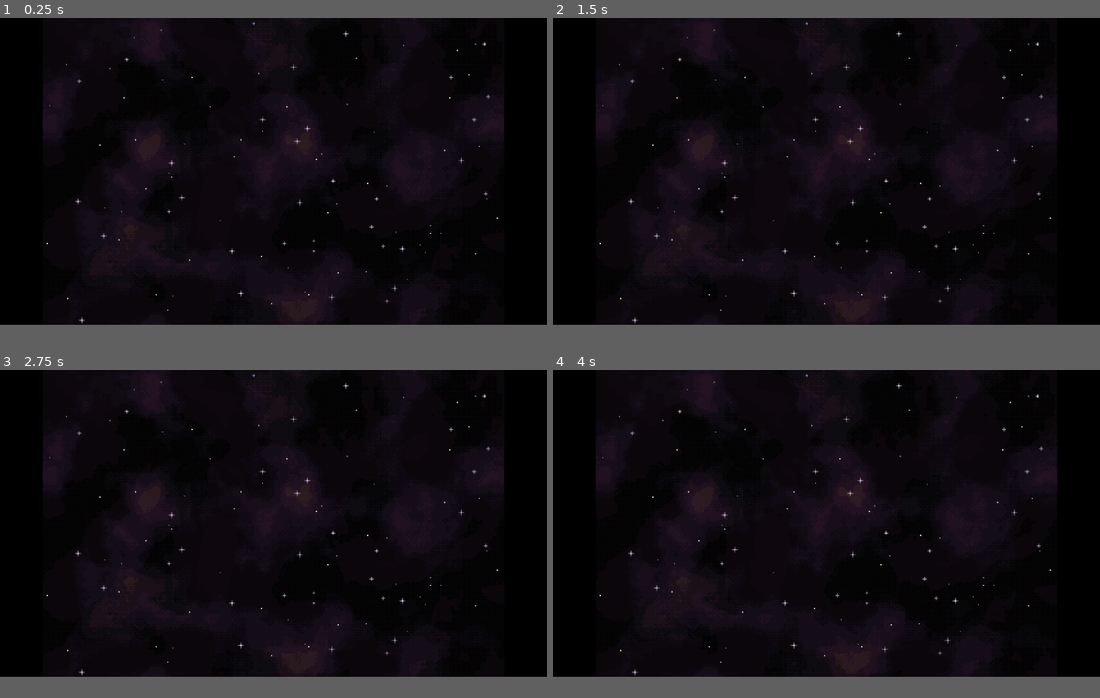
Above: before the commit, frames 1-4 (two rows, left to right).
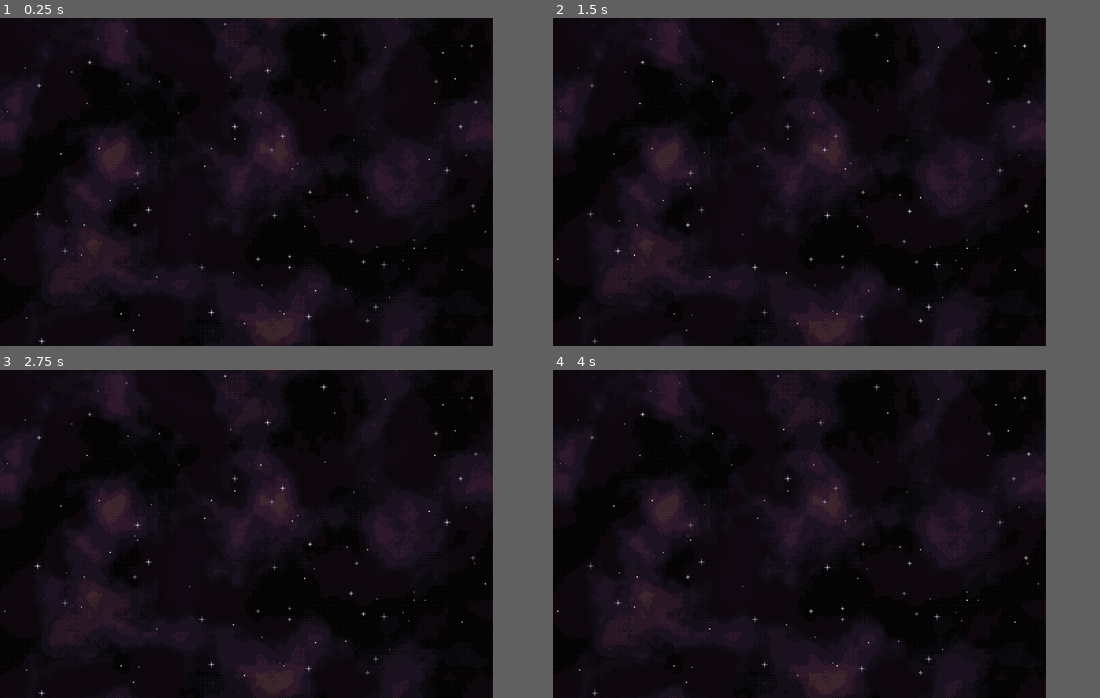
Above: after the commit, the same moments.

Repository: NotJamGames/SpaceGenerator
Game: Godot game, scene res://SpaceGenerator/space_generator.tscn
The game is run twice, just before and just after one commit, with the same random seed, the same clock (stepped at 60 frames per second) and the same inputs.
Inputs:
- Up to frame 1 (0.25 s): no input
- Up to frame 2 (1.5 s): no input
- Up to frame 3 (2.75 s): no input
- Up to frame 4 (4 s): no input
In our replay, the window is 799x449 before the commit and 720x480 after it. These sizes can differ from the game's own. Grey fills any space a smaller window leaves; there, only what the larger window draws over its background counts as a difference.

The runs differ from the first frame. In frame 1, 7.7% of the frame differs, in the area x 0-93%, y 0-100%; in frame 2, 7.7%; in frame 3, 7.7%; in frame 4, 7.7%.

Commit message:
Star flickering, pixel perfect

Diff:
--- a/SpaceGenerator/space_generator.tscn
+++ b/SpaceGenerator/space_generator.tscn
@@ -1,6 +1,7 @@
-[gd_scene load_steps=15 format=3 uid="uid://cty7f06ayes3d"]
+[gd_scene load_steps=20 format=3 uid="uid://cty7f06ayes3d"]
 
 [ext_resource type="Script" path="res://SpaceGenerator/space_generator.gd" id="1_8dqb6"]
+[ext_resource type="Shader" path="res://SpaceGenerator/star_flicker.gdshader" id="2_7g1vs"]
 [ext_resource type="PackedScene" uid="uid://bmakpuxdb661j" path="res://StarGenerator/star_generator.tscn" id="2_d6qfi"]
 [ext_resource type="Texture2D" uid="uid://bftuej38oq5pq" path="res://Palettes/default_fg_palette.png" id="5_1kgpl"]
 [ext_resource type="Shader" path="res://Nebula/nebula_dither_shader.gdshader" id="6_tdxb1"]
@@ -9,11 +10,28 @@
 [sub_resource type="ViewportTexture" id="ViewportTexture_pecdu"]
 viewport_path = NodePath("SubViewport")
 
+[sub_resource type="FastNoiseLite" id="FastNoiseLite_ox25b"]
+
+[sub_resource type="NoiseTexture2D" id="NoiseTexture2D_rrh8a"]
+width = 360
+height = 240
+noise = SubResource("FastNoiseLite_ox25b")
+
+[sub_resource type="ShaderMaterial" id="ShaderMaterial_huo5d"]
+shader = ExtResource("2_7g1vs")
+shader_parameter/native_size = Vector2(360, 240)
+shader_parameter/rate = 1.12
+shader_parameter/intensity = 0.24
+shader_parameter/noise_texture = SubResource("NoiseTexture2D_rrh8a")
+
+[sub_resource type="ViewportTexture" id="ViewportTexture_tvblh"]
+viewport_path = NodePath("SubViewport2")
+
 [sub_resource type="ShaderMaterial" id="ShaderMaterial_v4ms1"]
 shader = ExtResource("6_tdxb1")
 shader_parameter/contrast = 1.755
 shader_parameter/brightness = 30.62
-shader_parameter/alpha = 0.56
+shader_parameter/alpha = 0.64
 shader_parameter/palette = ExtResource("7_eqrwb")
 
 [sub_resource type="Gradient" id="Gradient_2rgkj"]
@@ -32,7 +50,7 @@
 shader = ExtResource("6_tdxb1")
 shader_parameter/contrast = 19.835
 shader_parameter/brightness = 7.445
-shader_parameter/alpha = 0.16
+shader_parameter/alpha = 0.24
 shader_parameter/palette = ExtResource("5_1kgpl")
 
 [sub_resource type="Gradient" id="Gradient_5vrtd"]
@@ -50,7 +68,7 @@
 [node name="SpaceGenerator" type="Node" node_paths=PackedStringArray("subviewport", "star_generator", "nebulae")]
 script = ExtResource("1_8dqb6")
 subviewport = NodePath("SubViewport")
-star_generator = NodePath("SubViewport/StarGenerator")
+star_generator = NodePath("SubViewport2/StarGenerator")
 nebulae = [NodePath("SubViewport/NebulasBelow"), NodePath("SubViewport/NebulaAbove")]
 
 [node name="PreviewDisplay" type="TextureRect" parent="."]
@@ -61,20 +79,35 @@
 grow_horizontal = 2
 grow_vertical = 2
 texture = SubResource("ViewportTexture_pecdu")
-stretch_mode = 5
+stretch_mode = 1
+
+[node name="TextureRect2" type="TextureRect" parent="."]
+texture_filter = 1
+material = SubResource("ShaderMaterial_huo5d")
+anchors_preset = 15
+anchor_right = 1.0
+anchor_bottom = 1.0
+grow_horizontal = 2
+grow_vertical = 2
+texture = SubResource("ViewportTexture_tvblh")
+stretch_mode = 1
 
 [node name="SubViewport" type="SubViewport" parent="."]
 canvas_item_default_texture_filter = 0
-size = Vector2i(320, 240)
+size = Vector2i(360, 240)
 
 [node name="NebulasBelow" type="Sprite2D" parent="SubViewport"]
 material = SubResource("ShaderMaterial_v4ms1")
 texture = SubResource("NoiseTexture2D_8gtxf")
 centered = false
 
-[node name="StarGenerator" parent="SubViewport" instance=ExtResource("2_d6qfi")]
-
 [node name="NebulaAbove" type="Sprite2D" parent="SubViewport"]
 material = SubResource("ShaderMaterial_omovf")
 texture = SubResource("NoiseTexture2D_7etml")
 centered = false
+
+[node name="SubViewport2" type="SubViewport" parent="."]
+transparent_bg = true
+size = Vector2i(360, 240)
+
+[node name="StarGenerator" parent="SubViewport2" instance=ExtResource("2_d6qfi")]
--- /dev/null
+++ b/SpaceGenerator/star_flicker.gdshader
@@ -0,0 +1,20 @@
+shader_type canvas_item;
+
+uniform sampler2D noise_texture;
+uniform vec2 native_size;
+uniform float rate;
+uniform float intensity;
+varying vec2 position;
+
+float get_lum(vec4 color)
+{
+	return (color.r * 0.299) + (color.g * 0.587) + (color.b * 0.114);
+}
+
+
+void fragment()
+{
+	float offset = get_lum(texture(noise_texture, UV)) * 2.0;
+	float color_mod = 0.5 * (1.0 + sin(2.0 * PI * rate * (TIME + offset)));
+	COLOR *= (1.0 - (color_mod * intensity));
+}
--- a/project.godot
+++ b/project.godot
@@ -14,6 +14,15 @@
 run/main_scene="res://SpaceGenerator/space_generator.tscn"
 config/features=PackedStringArray("4.2", "Forward Plus")
 
+[display]
+
+window/size/viewport_width=360
+window/size/viewport_height=240
+window/size/window_width_override=720
+window/size/window_height_override=720
+window/stretch/mode="viewport"
+window/stretch/scale_mode="integer"
+
 [rendering]
 
 environment/defaults/default_clear_color=Color(0, 0, 0, 1)
